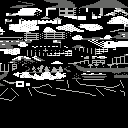
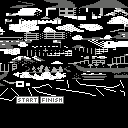
Comparing the layer stacks of the two 128 x 128 images. Changes:
painted on "Pasted Layer" over left=0, top=80, right=125, bottom=104
